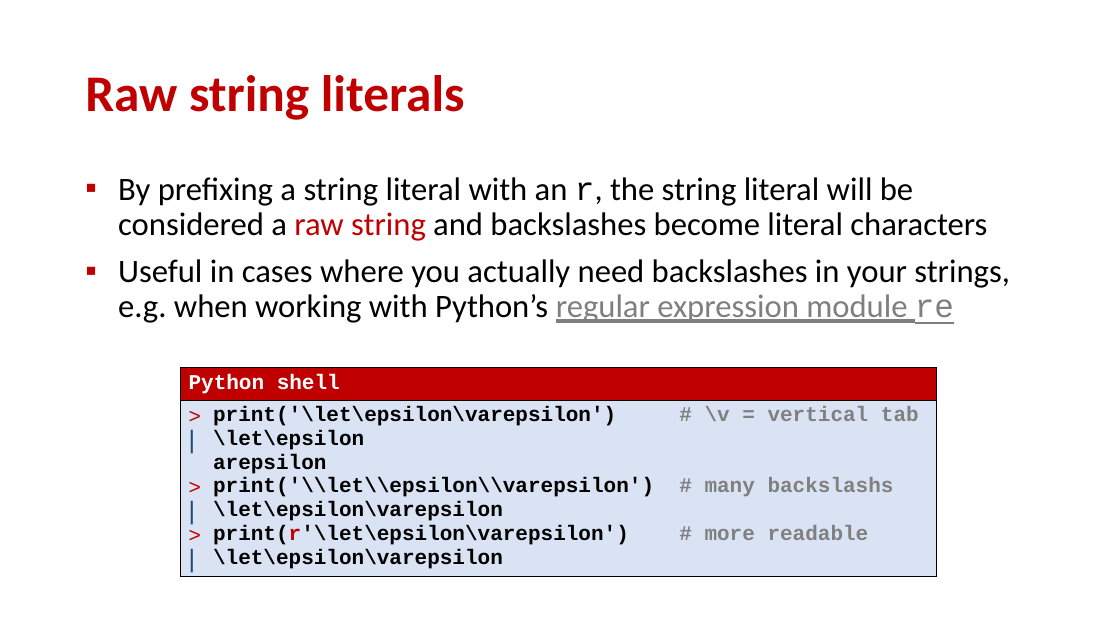
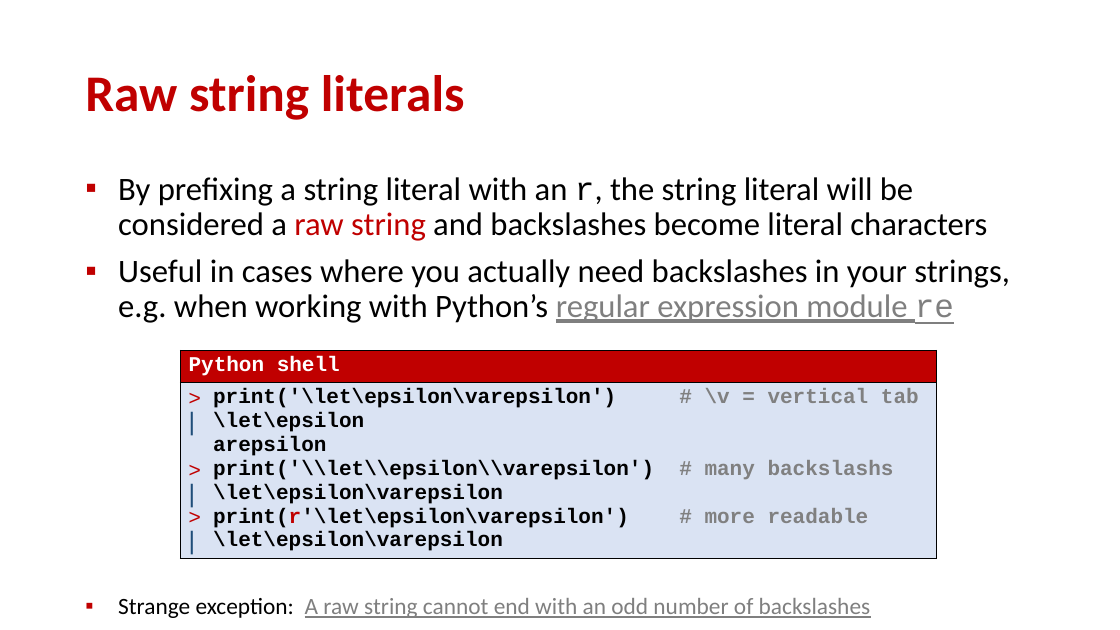
Before and after one commit to gsbrodal/gsbrodal.github.io, a slide deck: slide 15 of ipsa/slides/basics.pptx. Drawn at 1120x630 pixels with LibreOffice and Linux fonts; fonts in the diff are those of the drawing. Boxes give left, top, right and bottom in pixels: in the first picture for what was removed or moved away, otherwise in the second. Text is boxed around its words. In the diff, an @@ line names an element or a change of style, - is before the commit and + after.

```diff
--- a/ipsa/slides/basics.pptx
+++ b/ipsa/slides/basics.pptx
@@ table: place and size @@
-table at (180,368,936,586)
+table at (180,350,936,569)
@@ text at (118,598,871,618): paragraph added @@
+▪ Strange exception: A raw string cannot end with an odd number of backslashes
```
Also in this commit, not shown: 6 other files.
